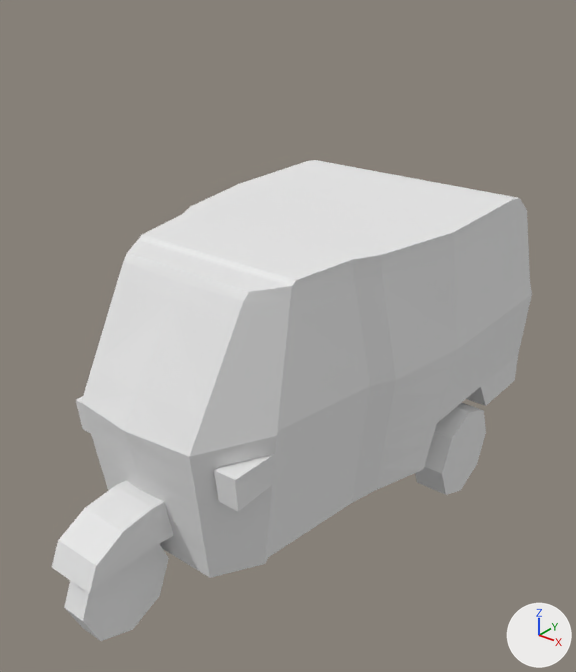
What one commit did to the Blender file Raw/Model/Bajai/bajai_jadi_texturetest.blend.
Both versions are drawn from a camera (50 mm lens) standing at (7.01, -8.69, 6.18) and looking at (0.2, -0.17, 0.9). Lighting does not change. The marker at lower right points along +X, +Y and +Z.
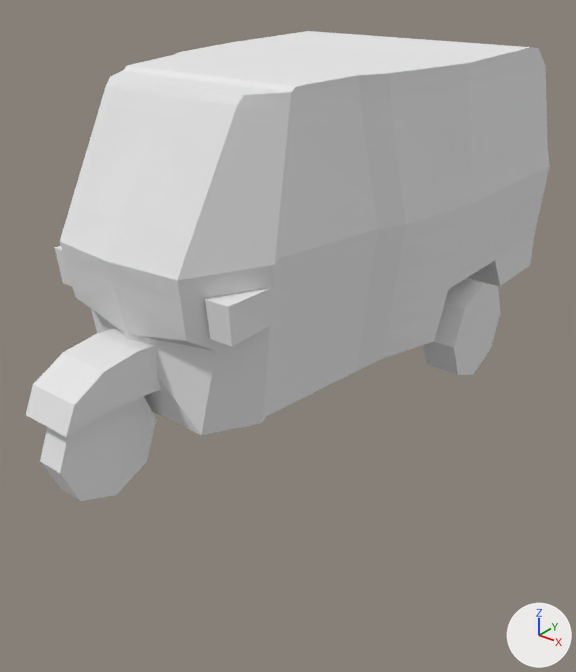
What the commit changed:
me_cube is used by ob_cube; location (0.01, 0.0, 0.0).
me_cube had 226 vertices, 179 faces, 5 loose edges and spanned x 0.0..2.25, y -4.38..4.21, z -2.31..2.6.
me_cube now has 218 vertices, 171 faces, 1 loose edge and spans x 0.0..2.25, y -4.38..4.21, z -2.31..2.6.
Part 1, on me_cube:
8 vertices are removed from x 0.0..0.99, y -3.0..-2.89, z -1.07..-0.34.
9 faces are deleted.
4 loose edges are deleted.
1 new face joins them.
Object 'Cube' (ob_cube) moves from (0.01, 0.0, 0.0) to (0.0, 0.0, 2.29).

Changed parts and their boxes [x1, y1, x2, y2] in the pictures (576 x 672 px):
'Cube', reshaped, moved (9% wider)
    before: [52, 160, 532, 641]
    after: [26, 31, 550, 501]
part 1 of me_cube, cut back
    before: [95, 448, 229, 578]
    after: [78, 299, 222, 435]
